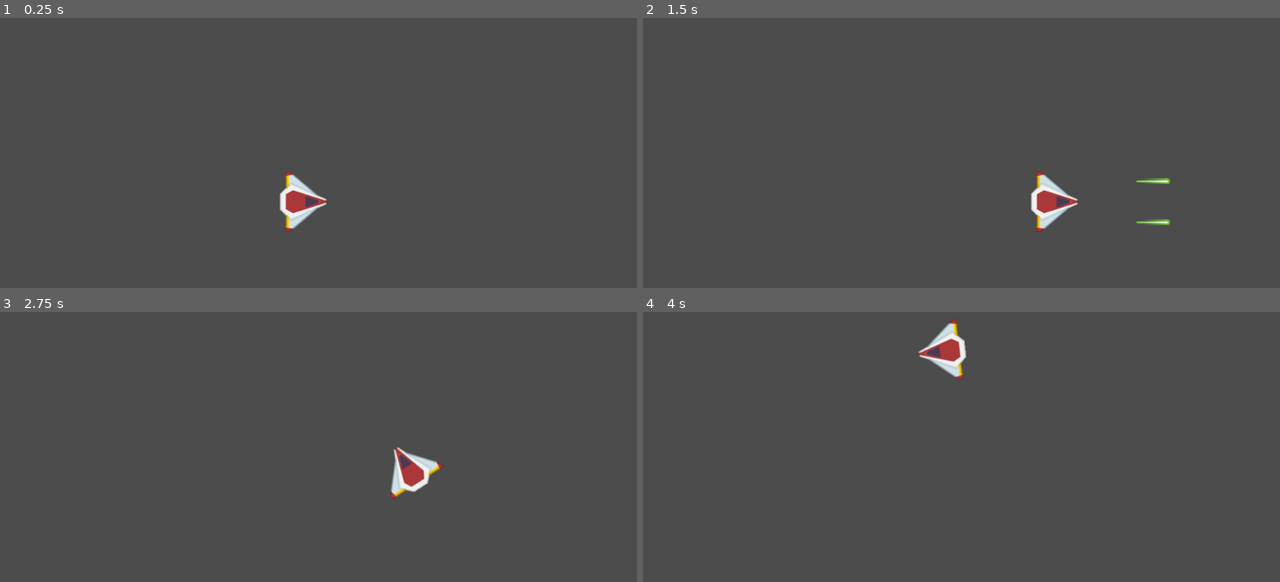
Above: before the commit, frames 1-4 (two rows, left to right).
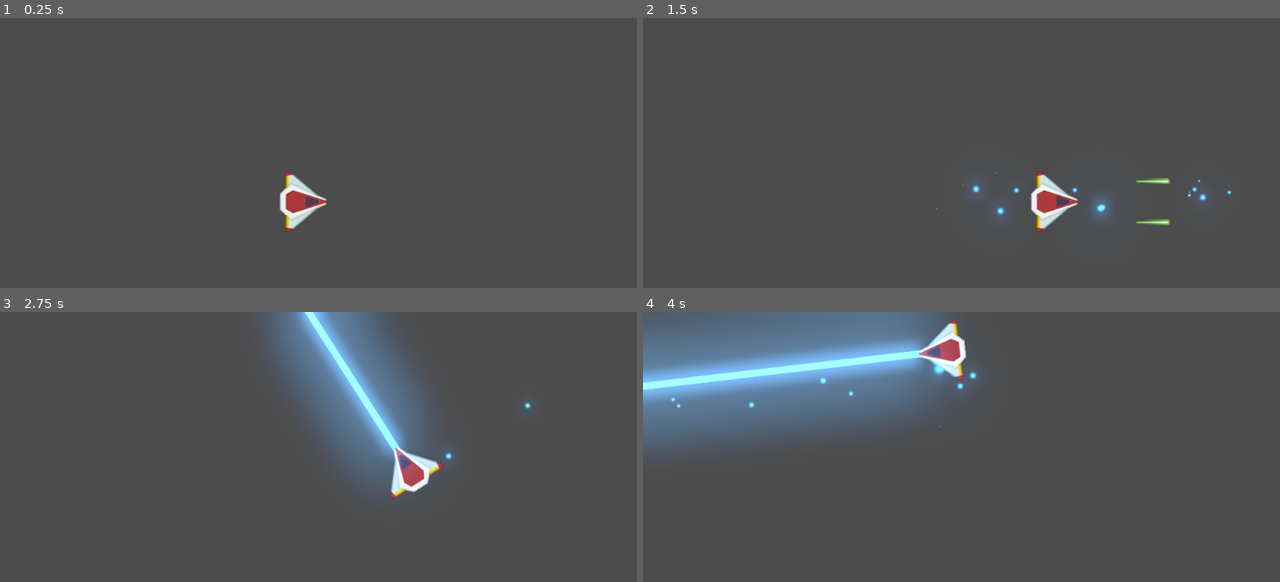
Above: after the commit, the same moments.

Repository: Horybando/Asteroides
Game: Godot game, scene res://Juego/Niveles/NivelTest.tscn
Two runs of this game, one before a commit and one after it. Both use one fixed random seed, a clock stepped at 60 frames per second and the inputs below.
Inputs:
- Up to frame 1 (0.25 s): no input
- Up to frame 2 (1.5 s): tap Enter at 0.5 s; hold W (mover_adelante) 0.53-1.28 s; hold G (disparo_secundario, bound only after the commit) 0.53-1.28 s; hold S (mover_atras) from 1.28 s (still down); tap Space (disparo_principal) at 1.35 s
- Up to frame 3 (2.75 s): tap G (disparo_secundario, bound only after the commit) at 1.55, 2.3 s; release S (mover_atras) at 2.03 s; hold W (mover_adelante) from 2.03 s (still down); hold A (rotar_antihorario) from 2.03 s (still down)
- Up to frame 4 (4 s): release A (rotar_antihorario) at 2.78 s; tap D (rotar_horario) at 2.85 s; tap G (disparo_secundario, bound only after the commit) at 3.05 s; release W (mover_adelante) at 3.53 s; hold S (mover_atras) from 3.53 s (still down); hold G (disparo_secundario, bound only after the commit) from 3.53 s (still down)

The runs differ from the first frame. In frame 2, 0.6% of the frame differs, in the area x 46-93%, y 56-76%; in frame 3, 12%; in frame 4, 22%, in the area x 0-53%, y 0-52%.

Commit message:
Disparo secundario
Se agrego el laser secundario y su sfx

Diff:
--- a/Juego/Naves/Player/Player.gd
+++ b/Juego/Naves/Player/Player.gd
@@ -12,8 +12,15 @@
 
 ## Atributos onready
 onready var canion:Canion = $Canion
+onready var laser:RayoLaser = $LaserBeam2D
 
 ## Metodos
+func _unhandled_input(event: InputEvent) -> void:
+	if event.is_action_pressed("disparo_secundario"):
+		laser.set_is_casting(true)
+	if event.is_action_released("disparo_secundario"):
+		laser.set_is_casting(false)
+
 # warning-ignore:unused_argument
 func _integrate_forces(state: Physics2DDirectBodyState) -> void:
 	apply_torque_impulse(dir_rotacion * potencia_rotacion)
--- a/Juego/Naves/Player/Player.tscn
+++ b/Juego/Naves/Player/Player.tscn
@@ -1,9 +1,10 @@
-[gd_scene load_steps=6 format=2]
+[gd_scene load_steps=7 format=2]
 
 [ext_resource path="res://Juego/Naves/Player/player_red.png" type="Texture" id=1]
 [ext_resource path="res://Juego/Naves/Player/Player.gd" type="Script" id=2]
 [ext_resource path="res://Juego/Naves/Player/new_physicsmaterial.tres" type="PhysicsMaterial" id=3]
 [ext_resource path="res://Juego/Proyectiles/Canion.tscn" type="PackedScene" id=4]
+[ext_resource path="res://Juego/Proyectiles/LaserBeam2D.tscn" type="PackedScene" id=5]
 
 [sub_resource type="CircleShape2D" id=1]
 radius = 34.2442
@@ -13,6 +14,8 @@
 linear_damp = 1.0
 angular_damp = 4.0
 script = ExtResource( 2 )
+
+[node name="LaserBeam2D" parent="." instance=ExtResource( 5 )]
 
 [node name="Canion" parent="." instance=ExtResource( 4 )]
 
--- a/Juego/Niveles/NivelTest.tscn
+++ b/Juego/Niveles/NivelTest.tscn
@@ -1,6 +1,7 @@
-[gd_scene load_steps=4 format=2]
+[gd_scene load_steps=5 format=2]
 
 [ext_resource path="res://Juego/Naves/Player/Player.tscn" type="PackedScene" id=1]
+[ext_resource path="res://default_env.tres" type="Environment" id=2]
 [ext_resource path="res://Juego/Niveles/Nivel.gd" type="Script" id=3]
 
 [sub_resource type="PhysicsMaterial" id=1]
@@ -14,3 +15,6 @@
 physics_material_override = SubResource( 1 )
 gravity_scale = 0.0
 can_sleep = false
+
+[node name="WorldEnvironment" type="WorldEnvironment" parent="."]
+environment = ExtResource( 2 )
--- /dev/null
+++ b/Juego/Proyectiles/LaserBeam2D.gd
@@ -0,0 +1,89 @@
+# Casts a laser along a raycast, emitting particles on the impact point.
+# Use `is_casting` to make the laser fire and stop.
+# You can attach it to a weapon or a ship; the laser will rotate with its parent.
+
+#LaserBeam2D.gd
+
+class_name RayoLaser
+extends RayCast2D
+
+# Speed at which the laser extends when first fired, in pixels per seconds.
+export var cast_speed := 7000.0
+# Maximum length of the laser in pixels.
+export var max_length := 1400.0
+# Base duration of the tween animation in seconds.
+export var growth_time := 0.1
+
+# If `true`, the laser is firing.
+# It plays appearing and disappearing animations when it's not animating.
+# See `appear()` and `disappear()` for more information.
+var is_casting := false setget set_is_casting
+
+onready var fill := $FillLine2D
+onready var tween := $Tween
+onready var casting_particles := $CastingParticles2D
+onready var collision_particles := $CollisionParticles2D
+onready var beam_particles := $BeamParticles2D
+onready var laser_sfx: AudioStreamPlayer2D = $LaserSFX
+
+onready var line_width: float = fill.width
+
+
+func _ready() -> void:
+	set_physics_process(false)
+	fill.points[1] = Vector2.ZERO
+
+
+func _physics_process(delta: float) -> void:
+	cast_to = (cast_to + Vector2.RIGHT * cast_speed * delta).clamped(max_length)
+	cast_beam()
+
+
+func set_is_casting(cast: bool) -> void:
+	is_casting = cast
+
+	if is_casting:
+		laser_sfx.play()
+		cast_to = Vector2.ZERO
+		fill.points[1] = cast_to
+		appear()
+	else:
+		laser_sfx.stop()
+		collision_particles.emitting = false
+		disappear()
+
+	set_physics_process(is_casting)
+	beam_particles.emitting = is_casting
+	casting_particles.emitting = is_casting
+
+
+# Controls the emission of particles and extends the Line2D to `cast_to` or the ray's
+# collision point, whichever is closest.
+func cast_beam() -> void:
+	var cast_point := cast_to
+
+	force_raycast_update()
+	collision_particles.emitting = is_colliding()
+
+	if is_colliding():
+		cast_point = to_local(get_collision_point())
+		collision_particles.global_rotation = get_collision_normal().angle()
+		collision_particles.position = cast_point
+
+	fill.points[1] = cast_point
+	beam_particles.position = cast_point * 0.5
+	beam_particles.process_material.emission_box_extents.x = cast_point.length() * 0.5
+
+
+func appear() -> void:
+	if tween.is_active():
+		tween.stop_all()
+	tween.interpolate_property(fill, "width", 0, line_width, growth_time * 2)
+	tween.start()
+
+
+func disappear() -> void:
+	if tween.is_active():
+		tween.stop_all()
+	tween.interpolate_property(fill, "width", fill.width, 0, growth_time)
+	tween.start()
--- /dev/null
+++ b/Juego/Proyectiles/LaserBeam2D.tscn
@@ -0,0 +1,116 @@
+[gd_scene load_steps=13 format=2]
+
+[ext_resource path="res://Juego/Proyectiles/LaserBeam2D.gd" type="Script" id=1]
+[ext_resource path="res://Juego/Proyectiles/glowing_circle.png" type="Texture" id=2]
+[ext_resource path="res://Juego/Proyectiles/disparoSecundario.ogg" type="AudioStream" id=3]
+
+[sub_resource type="Gradient" id=1]
+offsets = PoolRealArray( 0.582915, 1 )
+colors = PoolColorArray( 1, 1, 1, 1, 1, 1, 1, 0 )
+
+[sub_resource type="GradientTexture" id=2]
+gradient = SubResource( 1 )
+
+[sub_resource type="Curve" id=3]
+_data = [ Vector2( 0.518072, 1 ), 0.0, -3.53434, 0, 0, Vector2( 1, 0 ), 0.0, 0.0, 0, 0 ]
+
+[sub_resource type="CurveTexture" id=4]
+curve = SubResource( 3 )
+
+[sub_resource type="ParticlesMaterial" id=5]
+flag_disable_z = true
+gravity = Vector3( 0, 0, 0 )
+initial_velocity = 100.0
+orbit_velocity = 0.0
+orbit_velocity_random = 0.0
+scale = 0.5
+scale_curve = SubResource( 4 )
+color_ramp = SubResource( 2 )
+
+[sub_resource type="Curve" id=6]
+_data = [ Vector2( 0, 0 ), 0.0, 0.0, 0, 0, Vector2( 0.503614, 0.957505 ), 0.0, 0.0, 0, 0, Vector2( 1, 0 ), 0.0, 0.0, 0, 0 ]
+
+[sub_resource type="CurveTexture" id=7]
+curve = SubResource( 6 )
+
+[sub_resource type="ParticlesMaterial" id=8]
+emission_shape = 2
+emission_box_extents = Vector3( 60, 20, 1 )
+flag_align_y = true
+flag_disable_z = true
+direction = Vector3( -1, 0, 0 )
+spread = 0.0
+gravity = Vector3( 0, 0, 0 )
+initial_velocity = 30.0
+orbit_velocity = 0.0
+orbit_velocity_random = 0.0
+tangential_accel = 100.0
+tangential_accel_random = 1.0
+scale = 0.3
+scale_curve = SubResource( 7 )
+
+[sub_resource type="ParticlesMaterial" id=9]
+flag_disable_z = true
+spread = 50.0
+gravity = Vector3( 0, 0, 0 )
+initial_velocity = 300.0
+orbit_velocity = 0.0
+orbit_velocity_random = 0.0
+scale = 0.5
+scale_curve = SubResource( 4 )
+color_ramp = SubResource( 2 )
+
+[node name="LaserBeam2D" type="RayCast2D"]
+enabled = true
+cast_to = Vector2( 0, 0 )
+script = ExtResource( 1 )
+
+[node name="FillLine2D" type="Line2D" parent="."]
+modulate = Color( 1.5, 1.5, 1.5, 1 )
+points = PoolVector2Array( 0, 0, 100, 0 )
+default_color = Color( 0.301961, 0.65098, 1, 1 )
+texture_mode = 2
+joint_mode = 2
+begin_cap_mode = 2
+end_cap_mode = 2
+sharp_limit = 8.0
+antialiased = true
+
+[node name="CastingParticles2D" type="Particles2D" parent="."]
+modulate = Color( 1.5, 1.5, 1.5, 1 )
+show_behind_parent = true
+emitting = false
+lifetime = 0.3
+visibility_rect = Rect2( 0, -18.722, 29.6756, 38.4841 )
+local_coords = false
+process_material = SubResource( 5 )
+texture = ExtResource( 2 )
+
+[node name="BeamParticles2D" type="Particles2D" parent="."]
+modulate = Color( 1.5, 1.5, 1.5, 1 )
+emitting = false
+amount = 50
+preprocess = 1.0
+randomness = 1.0
+visibility_rect = Rect2( -2500, -2500, 5000, 5000 )
+local_coords = false
+draw_order = 1
+process_material = SubResource( 8 )
+texture = ExtResource( 2 )
+
+[node name="CollisionParticles2D" type="Particles2D" parent="."]
+modulate = Color( 1.5, 1.5, 1.5, 1 )
+show_behind_parent = true
+emitting = false
+amount = 16
+lifetime = 0.3
+visibility_rect = Rect2( -2500, -2500, 5000, 5000 )
+local_coords = false
+process_material = SubResource( 9 )
+texture = ExtResource( 2 )
+
+[node name="Tween" type="Tween" parent="."]
+
+[node name="LaserSFX" type="AudioStreamPlayer2D" parent="."]
+stream = ExtResource( 3 )
+bus = "SFX"
--- a/default_env.tres
+++ b/default_env.tres
@@ -3,5 +3,9 @@
 [sub_resource type="ProceduralSky" id=1]
 
 [resource]
-background_mode = 2
+background_mode = 4
 background_sky = SubResource( 1 )
+glow_enabled = true
+glow_intensity = 0.6
+glow_blend_mode = 0
+glow_bicubic_upscale = true
--- a/project.godot
+++ b/project.godot
@@ -28,12 +28,18 @@
 "class": "Proyectil",
 "language": "GDScript",
 "path": "res://Juego/Proyectiles/Proyectil.gd"
+}, {
+"base": "RayCast2D",
+"class": "RayoLaser",
+"language": "GDScript",
+"path": "res://Juego/Proyectiles/LaserBeam2D.gd"
 } ]
 _global_script_class_icons={
 "Canion": "",
 "Nivel": "",
 "Player": "",
-"Proyectil": ""
+"Proyectil": "",
+"RayoLaser": ""
 }
 
 [application]
@@ -77,6 +83,11 @@
 "events": [ Object(InputEventKey,"resource_local_to_scene":false,"resource_name":"","device":0,"alt":false,"shift":false,"control":false,"meta":false,"command":false,"pressed":false,"scancode":32,"unicode":0,"echo":false,"script":null)
  ]
 }
+disparo_secundario={
+"deadzone": 0.5,
+"events": [ Object(InputEventKey,"resource_local_to_scene":false,"resource_name":"","device":0,"alt":false,"shift":false,"control":false,"meta":false,"command":false,"pressed":false,"scancode":71,"unicode":0,"echo":false,"script":null)
+ ]
+}
 
 [physics]
 
Not shown, added: Juego/Proyectiles/disparoSecundario.ogg.import
Binary file added: Juego/Proyectiles/glowing_circle.png
Not shown, added: Juego/Proyectiles/glowing_circle.png.import
Not shown, added: Juego/Proyectiles/disparoSecundario.ogg
